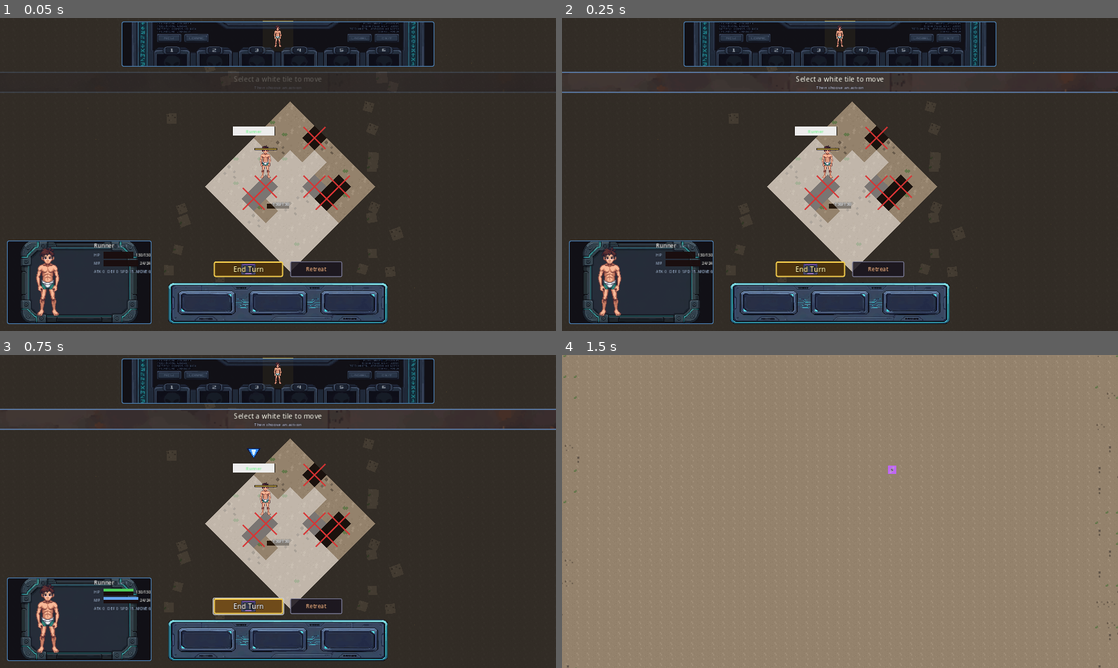
Above: before the commit, frames 1-4 (two rows, left to right).
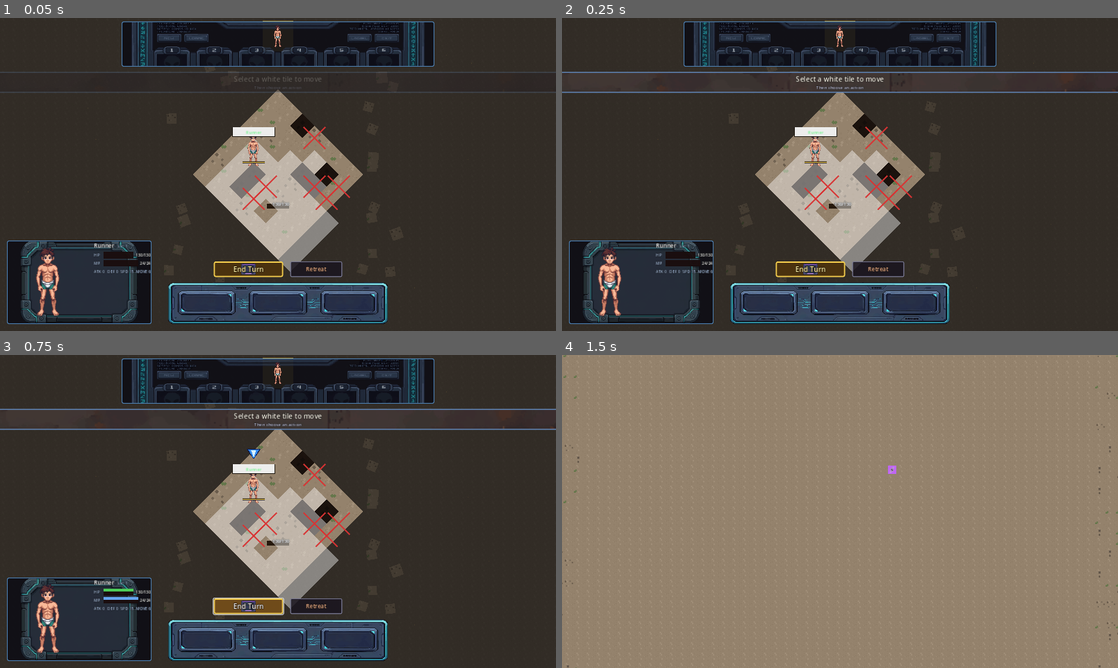
Above: after the commit, the same moments.

Repository: AhmiDarrow/FallenEarth
Game: Godot game, scene res://scenes/TacticalCombat.tscn
Same seed, same stepped clock (60 frames per second), same inputs: the game is played once before the commit and once after it. This scene is started directly instead of the project's main scene.
Inputs:
- Up to frame 1 (0.05 s): no input
- Up to frame 2 (0.25 s): no input
- Up to frame 3 (0.75 s): click "End Turn" at 0.5 s
- Up to frame 4 (1.5 s): click "Retreat" at 1.25 s

The runs differ from the first frame. In frame 1, 4.2% of the frame differs, in the area x 34-68%, y 22-82%; in frame 2, 4.1%; in frame 3, 4.1%; in frame 4, nothing differs.

Commit message:
fix(battle): v0.10.7 iso sprite-centering — units + cells at (0,0) not (28,28)

Diff:
--- a/scripts/combat/BattleCell.gd
+++ b/scripts/combat/BattleCell.gd
@@ -67,9 +67,9 @@
 	_base = Sprite2D.new()
 	_base.name = "Base"
 	_base.centered = true
-	_base.position = Vector2(CELL_SIZE * 0.5, CELL_SIZE * 0.5)
+	_base.position = Vector2.ZERO  # v0.10.5+ iso: cell is at center
 	_base.z_index = 0
-	_base.texture_filter = CanvasItem.TEXTURE_FILTER_NEAREST  # keep pixel art crisp at 45° rotation
+	_base.texture_filter = CanvasItem.TEXTURE_FILTER_NEAREST
 	add_child(_base)
 
 	_height_label = Label.new()
@@ -248,10 +248,10 @@
 	if _base == null:
 		return
 	if height > 0:
-		_base.position = Vector2(CELL_SIZE * 0.5, CELL_SIZE * 0.5 - height * 4)
+		_base.position = Vector2(0, -height * 4)
 		_base.modulate = _base.modulate.lerp(HEIGHT_COLOR, 0.4)
 	else:
-		_base.position = Vector2(CELL_SIZE * 0.5, CELL_SIZE * 0.5)
+		_base.position = Vector2.ZERO
 
 
 func _default_color(terrain: int) -> Color:
--- a/scripts/combat/BattleUnit.gd
+++ b/scripts/combat/BattleUnit.gd
@@ -68,17 +68,20 @@
 
 
 func _build_children() -> void:
+	# v0.10.5+ iso: the BattleUnit is positioned at the iso cell center
+	# directly (not the top-left of a square cell). So all children
+	# should be centered at (0, 0), not offset by CELL_SIZE*0.5.
 	_sprite = Sprite2D.new()
 	_sprite.name = "Sprite"
 	_sprite.centered = true
-	_sprite.position = Vector2(CELL_SIZE * 0.5, CELL_SIZE * 0.5)
+	_sprite.position = Vector2.ZERO
 	_sprite.z_index = 10
 	add_child(_sprite)
 
 	_active_glow = Sprite2D.new()
 	_active_glow.name = "ActiveGlow"
 	_active_glow.centered = true
-	_active_glow.position = Vector2(CELL_SIZE * 0.5, CELL_SIZE * 0.5)
+	_active_glow.position = Vector2.ZERO
 	_active_glow.modulate = Color(1.0, 0.95, 0.5, 0.6)
 	_active_glow.z_index = 9
 	add_child(_active_glow)
@@ -89,7 +92,7 @@
 	_name_label.add_theme_color_override("font_outline_color", Color.BLACK)
 	_name_label.add_theme_constant_override("outline_size", 2)
 	_name_label.add_theme_font_size_override("font_size", 8)
-	_name_label.position = Vector2(-CELL_SIZE * 0.5, -CELL_SIZE * 0.5 - 18)
+	_name_label.position = Vector2(-CELL_SIZE * 0.5, -CELL_SIZE * 0.5 - 24)
 	_name_label.size = Vector2(CELL_SIZE * 2, 12)
 	_name_label.horizontal_alignment = HORIZONTAL_ALIGNMENT_CENTER
 	_name_label.mouse_filter = Control.MOUSE_FILTER_IGNORE
@@ -101,27 +104,22 @@
 	_status_label.add_theme_color_override("font_outline_color", Color.BLACK)
 	_status_label.add_theme_constant_override("outline_size", 2)
 	_status_label.add_theme_font_size_override("font_size", 7)
-	_status_label.position = Vector2(-CELL_SIZE * 0.5, CELL_SIZE * 0.5 + 2)
+	_status_label.position = Vector2(-CELL_SIZE * 0.5, CELL_SIZE * 0.5 + 8)
 	_status_label.size = Vector2(CELL_SIZE * 2, 10)
 	_status_label.horizontal_alignment = HORIZONTAL_ALIGNMENT_CENTER
 	_status_label.mouse_filter = Control.MOUSE_FILTER_IGNORE
 	_status_label.z_index = 12
 	add_child(_status_label)
 
-	# HP bar (with X/X label) is rendered by CombatFeedback so the
-	# unit just owns the name + CT mini-bar. Avoids the previous
-	# double-bar look where the CombatFeedback bar overlapped the
-	# unit's internal bar.
 	_hp_bg = null
 	_hp_fill = null
 	_hp_label = null
 
-	# v0.10.2 polish: CT mini-bar on the cell, wider to match the
-	# bumped cell size.
+	# CT mini-bar centered below the sprite
 	_ct_bg = ColorRect.new()
 	_ct_bg.name = "CTBg"
 	_ct_bg.color = Color(0.08, 0.06, 0.05, 0.85)
-	_ct_bg.position = Vector2(2, -4)
+	_ct_bg.position = Vector2(-CELL_SIZE * 0.5 + 2, CELL_SIZE * 0.5 - 2)
 	_ct_bg.size = Vector2(CELL_SIZE - 4, 4)
 	_ct_bg.mouse_filter = Control.MOUSE_FILTER_IGNORE
 	_ct_bg.z_index = 11
@@ -130,30 +128,22 @@
 	_ct_fill = ColorRect.new()
 	_ct_fill.name = "CTFill"
 	_ct_fill.color = CT_BAR_FILL
-	_ct_fill.position = Vector2(3, -3)
+	_ct_fill.position = Vector2(-CELL_SIZE * 0.5 + 3, CELL_SIZE * 0.5 - 1)
 	_ct_fill.size = Vector2(0, 2)
 	_ct_fill.mouse_filter = Control.MOUSE_FILTER_IGNORE
 	_ct_fill.z_index = 12
 	add_child(_ct_fill)
 
-	# v0.10.1 polish: white-bordered name plate above the unit's
-	# sprite (replaces the legacy outline-stroked Label). Sized for
-	# the bumped 40px cells. Sits ~22px above the cell top.
 	_name_plate = UnitNamePlateScript.new()
 	_name_plate.name = "NamePlate"
-	_name_plate.position = Vector2(-48, -54)
+	_name_plate.position = Vector2(-48, -CELL_SIZE * 0.5 - 24)
 	_name_plate.z_index = 14
 	_name_plate.visible = true
 	add_child(_name_plate)
 
-	# v0.10.1 polish: down-pointing selection arrow above the unit.
-	# Hidden by default; shown only when this unit is active.
-	# v0.10.2: positioned ABOVE the name plate so the arrow is
-	# the topmost visual indicator (the most visible "this unit
-	# is active" cue).
 	_selection_arrow = UnitSelectionArrowScript.new()
 	_selection_arrow.name = "SelectionArrow"
-	_selection_arrow.position = Vector2(0, -78)
+	_selection_arrow.position = Vector2(0, -CELL_SIZE * 0.5 - 48)
 	_selection_arrow.z_index = 15
 	_selection_arrow.visible = false
 	add_child(_selection_arrow)
@@ -264,7 +254,7 @@
 
 func _refresh_ct() -> void:
 	var ratio: float = clampf(float(current_ct) / 100.0, 0.0, 1.0)
-	_ct_fill.size = Vector2((CELL_SIZE - 6) * ratio, 1)
+	_ct_fill.size = Vector2((CELL_SIZE - 6) * ratio, 2)
 
 
 func _refresh_name() -> void:
@@ -275,18 +265,13 @@
 	if _name_plate == null:
 		return
 	_name_plate.set_unit_info(display_name if not display_name.is_empty() else _unit_display_name(), team, is_boss)
-	# Name plate sits above the cell. WIDTH=96, so center it on the
-	# 40px cell by offsetting -48px.
-	_name_plate.position = Vector2(-48, -54)
+	_name_plate.position = Vector2(-48, -CELL_SIZE * 0.5 - 24)
 
 
 func _refresh_selection_arrow() -> void:
 	if _selection_arrow == null:
 		return
-	# Selection arrow sits ABOVE the name plate (at y=-78). The
-	# arrow is centered on the cell horizontally (it's a 28×24
-	# Node2D with the polygon centered on its origin).
-	_selection_arrow.position = Vector2(0, -78)
+	_selection_arrow.position = Vector2(0, -CELL_SIZE * 0.5 - 48)
 
 
 func _refresh_status() -> void:
@@ -327,9 +312,9 @@
 	var iso_y: float = float(grid_pos.x + grid_pos.y) * CELL_SIZE * 0.25
 	position = Vector2(iso_x, iso_y)
 	if _name_plate != null:
-		_name_plate.position = Vector2(-48, -54)
+		_name_plate.position = Vector2(-48, -CELL_SIZE * 0.5 - 24)
 	if _selection_arrow != null:
-		_selection_arrow.position = Vector2(0, -78)
+		_selection_arrow.position = Vector2(0, -CELL_SIZE * 0.5 - 48)
 
 
 func play_attack_swing() -> void:
--- a/tools/smoke_combat_polish.gd
+++ b/tools/smoke_combat_polish.gd
@@ -437,31 +437,25 @@
 	print("\n--- v0.10.3: Selection arrow positioned above nameplate ---")
 	# v0.10.3 fix: the selection arrow was hidden BEHIND the nameplate
 	# because they were both at similar y positions. Now the arrow sits
-	# at y=-78 and the nameplate at y=-54, so the arrow is clearly above.
-	# We test the positions directly via the source code to avoid
-	# any potential issues with creating BattleUnit in a test context.
+	# at y=-52 (CELL_SIZE*0.5 + 24) above cell center and the nameplate
+	# at y=-76 (CELL_SIZE*0.5 + 48). We test via source code.
 	var src: String = load("res://scripts/combat/BattleUnit.gd").source_code
-	# The _build_children method should set arrow position to (0, -78)
-	# and nameplate to (-48, -54). The arrow's y (-78) is more negative
-	# than the nameplate's y (-54), so it's above.
-	if not src.contains("Vector2(0, -78)"):
-		_fail("BattleUnit source: selection arrow position (0, -78) not found")
-	else:
-		_ok("BattleUnit source: selection arrow positioned at (0, -78)")
-	if not src.contains("Vector2(-48, -54)"):
-		_fail("BattleUnit source: nameplate position (-48, -54) not found")
-	else:
-		_ok("BattleUnit source: nameplate positioned at (-48, -54)")
-	# Z-index: arrow should be on top of nameplate
+	if not src.contains("Vector2(0, -CELL_SIZE * 0.5 - 48)"):
+		_fail("BattleUnit source: selection arrow position not found (expect -CELL_SIZE*0.5-48)")
+	else:
+		_ok("BattleUnit source: selection arrow positioned above cell center")
+	if not src.contains("Vector2(-48, -CELL_SIZE * 0.5 - 24)"):
+		_fail("BattleUnit source: nameplate position not found (expect -CELL_SIZE*0.5-24)")
+	else:
+		_ok("BattleUnit source: nameplate positioned above cell center")
 	if src.find("_selection_arrow.z_index = 15") < 0:
 		_fail("BattleUnit source: selection arrow z_index = 15 not found")
 	else:
 		_ok("BattleUnit source: selection arrow z_index = 15 (above nameplate's 14)")
-	# Verify the unit's refresh methods also use these positions
-	if not src.contains("_selection_arrow.position = Vector2(0, -78)"):
-		_fail("BattleUnit source: _refresh_selection_arrow should also use (0, -78)")
-	else:
-		_ok("BattleUnit source: _refresh_selection_arrow uses (0, -78)")
+	if not src.contains("_selection_arrow.position = Vector2(0, -CELL_SIZE"):
+		_fail("BattleUnit source: _refresh_selection_arrow should use CELL_SIZE-relative position")
+	else:
+		_ok("BattleUnit source: _refresh_selection_arrow uses CELL_SIZE-relative position")
 
 
 func _test_v104_grid_centered_in_viewport() -> void:
